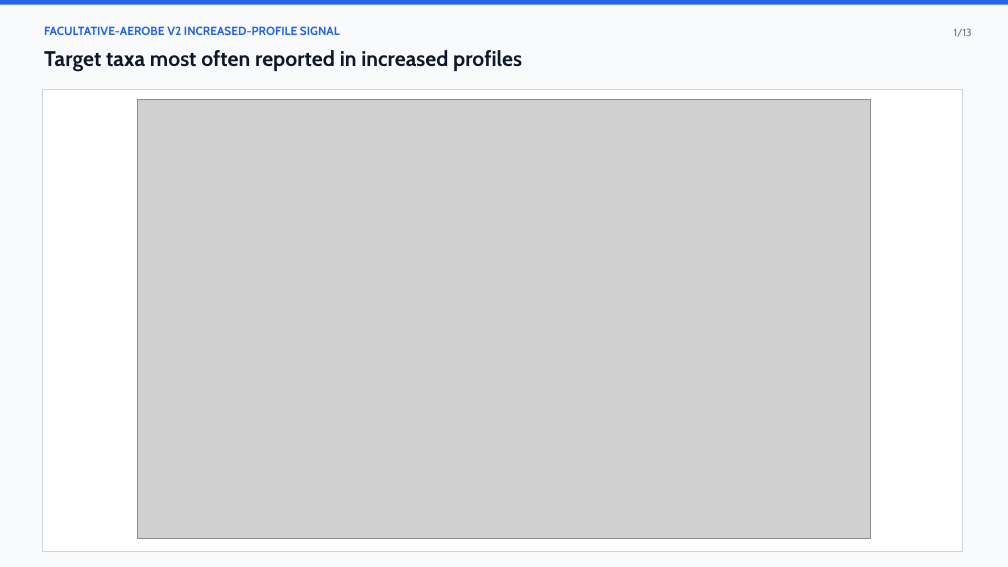
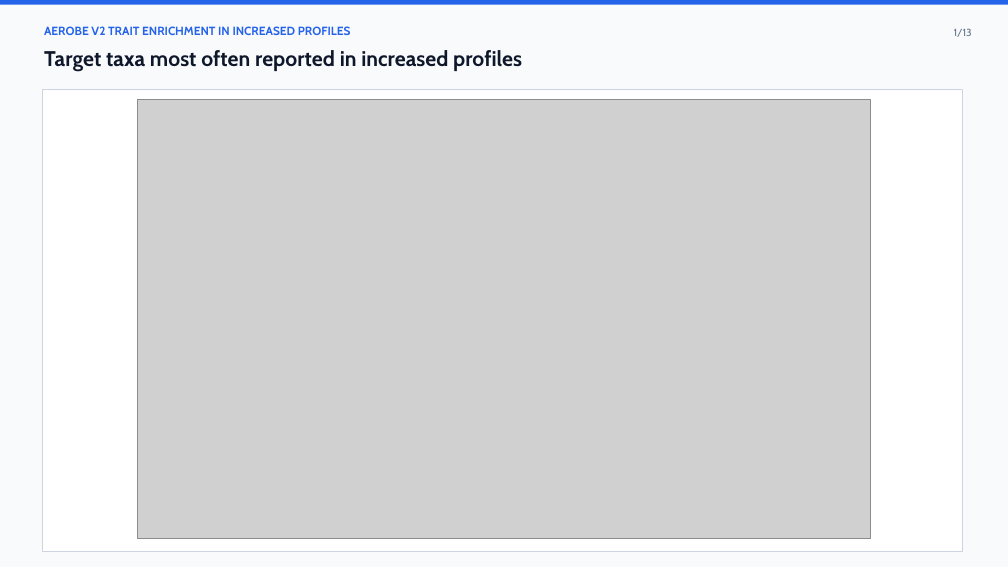
Before and after one commit to CultureBotAI/microbial-trait-profiling, a slide deck: slide 1 of trait-visualization/trait-profile-investigation/trait_profile_investigation_figures.pptx. Drawn at 1008x567 pixels with LibreOffice and Linux fonts; fonts in the diff are those of the drawing; grey boxes stand for pictures. Boxes give left, top, right and bottom in pixels: in the first picture for what was removed or moved away, otherwise in the second. Text is boxed around its words. In the diff, an @@ line names an element or a change of style, - is before the commit and + after.

```diff
--- a/trait-visualization/trait-profile-investigation/trait_profile_investigation_figures.pptx
+++ b/trait-visualization/trait-profile-investigation/trait_profile_investigation_figures.pptx
@@ text at (x1=44, y1=26, x2=351, y2=35): text changed @@
-FACULTATIVE-AEROBE V2 INCREASED-PROFILE SIGNAL
+AEROBE V2 TRAIT ENRICHMENT IN INCREASED PROFILES
```
Also in this commit, not shown: 5 other slides changed, 38 other files.
